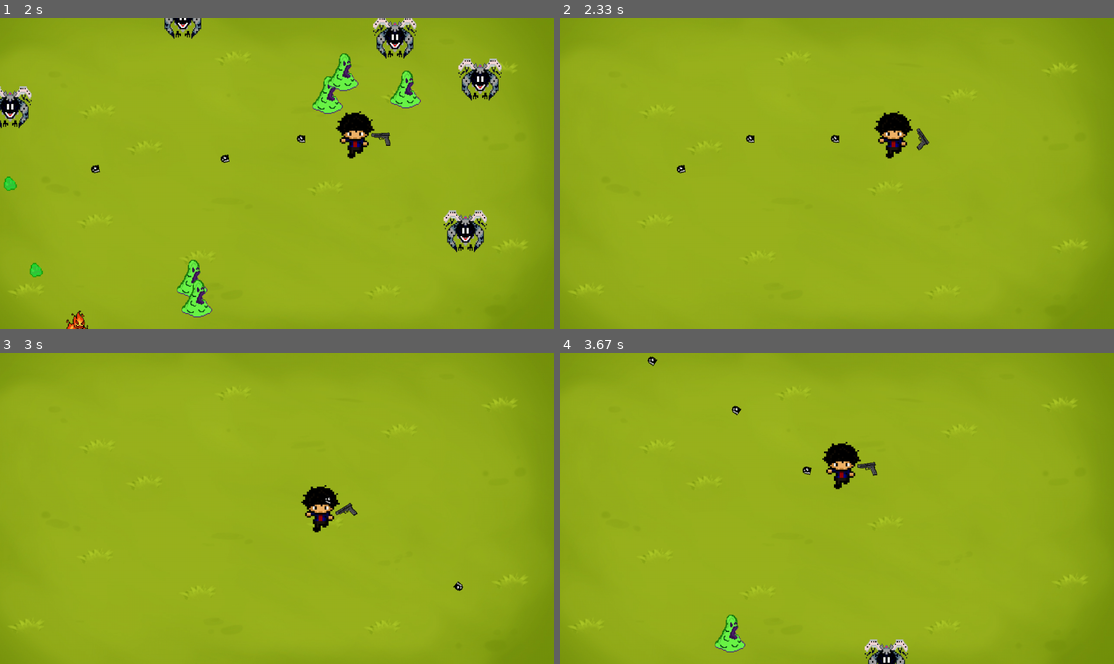
Above: before the commit, frames 1-4 (two rows, left to right).
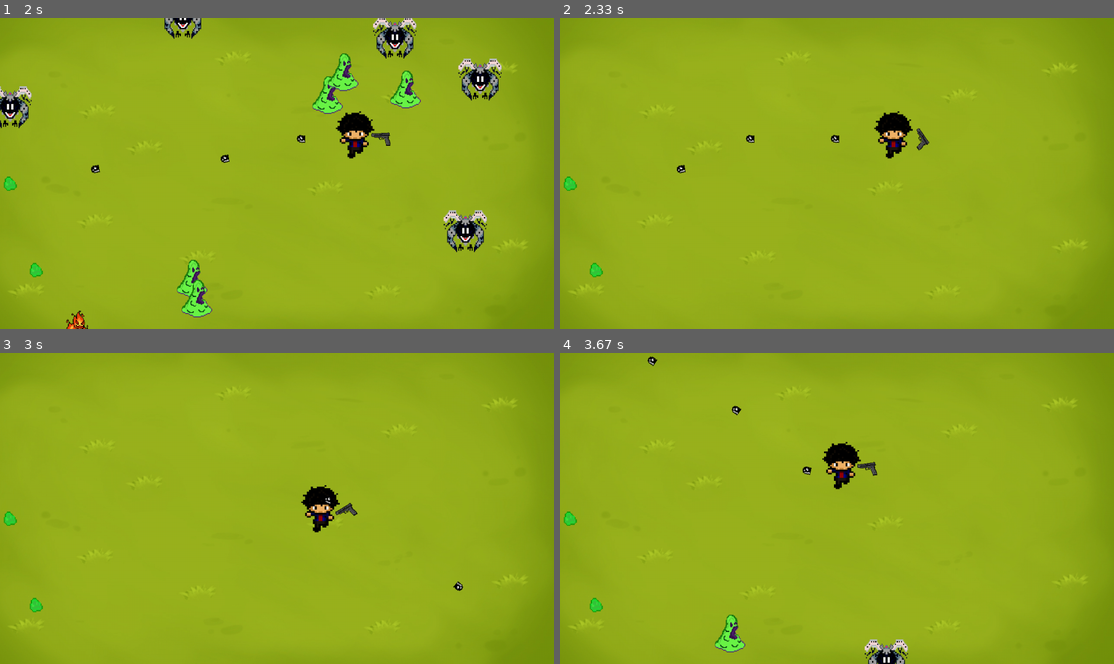
Above: after the commit, the same moments.

Repository: m13w/Legacy_of_Brok
Game: pygame game, started from pygame- game/main.py
The game is run twice, just before and just after one commit, with the same random seed, the same clock (stepped at 60 frames per second) and the same inputs.
Inputs (mouse positions are in pixels of both pictures, inside the frame that each line leads up to):
- Up to frame 1 (2 s): hold D 0.33-0.8 s; move the mouse to (254, 185) at 0.37 s; hold W 0.83-1.13 s; move the mouse to (454, 164) at 0.87 s; hold D 1.17-1.63 s; move the mouse to (144, 176) at 1.2 s; hold A from 1.67 s (still down); move the mouse to (105, 126) at 1.7 s
- Up to frame 2 (2.33 s): release A at 2.2 s; click (837, 217) at 2.28 s
- Up to frame 3 (3 s): hold S 2.57-2.87 s; move the mouse to (481, 617) at 2.6 s; hold A from 2.9 s (still down); move the mouse to (132, 393) at 2.93 s
- Up to frame 4 (3.67 s): release A at 3.3 s; hold W from 3.33 s (still down); move the mouse to (704, 446) at 3.37 s

Frame 1 is identical in both runs. In frame 2, 0.2% of the frame differs, in the area x 0-8%, y 50-84%; in frame 3, 0.2%; in frame 4, 0.2%.

Commit message:
fix the bug where the crystals stick to the player. and others minor bugs.

Diff:
--- /dev/null
+++ b/pygame- game/engine_init.py
@@ -0,0 +1,150 @@
+import pygame
+import math
+from load import gun_image, projectile_image,drop_image
+
+PLAYER_COL_RADIUS = 40
+ENEMY_COL_RADIUS = 40
+enemies = []
+active_items = []
+
+class Crystal:
+    def __init__(self, image, position):
+        self.image = image
+        self.rect = image.get_rect(center=position)
+
+    def draw(self, screen):
+        screen.blit(self.image, self.rect.topleft)
+
+class Bullet:
+    def __init__(self, image, position, velocity, angle):
+        self.image = image
+        self.rect = image.get_rect(center=position)
+        self.velocity = velocity
+        self.angle = angle
+
+    def update(self, dt):
+        self.rect.move_ip(self.velocity * dt)
+
+    def draw(self, screen):
+        screen.blit(self.image, self.rect.topleft)
+
+class Player:
+    def __init__(self, image, position):
+        self.image = image
+        self.rect = image.get_rect(center=position)
+        self.radius = PLAYER_COL_RADIUS
+        self.gun_image = gun_image
+        self.gun_rect = self.gun_image.get_rect()
+        self.gun_offset = pygame.Vector2(60, 10) #se refera la pozitia relativa fata de player
+        self.gun_angle = 0
+        self.projectiles = []
+        self.shoot_cooldown = 0
+        self.shoot_delay = 0.2
+        self.gun_direction = pygame.Vector2(1, 0)
+        self.level = 0
+
+    def shoot(self, mouse_pos):
+        if self.shoot_cooldown <= 0:
+            # Calculate direction and angle
+            direction = pygame.Vector2(mouse_pos[0] - self.rect.centerx, mouse_pos[1] - self.rect.centery)
+            angle = math.atan2(direction.y, direction.x)
+
+            # Calculate the firing point relative to the player's position
+            firing_point = self.gun_rect.center
+
+            # Calculate the bullet's velocity
+            bullet_velocity = direction.normalize() * 650  # Adjust the bullet speed as needed
+
+            # Create and append the bullet with the current gun angle
+            bullet = Bullet(projectile_image, firing_point, bullet_velocity, self.gun_angle)
+            self.projectiles.append(bullet)
+            self.shoot_cooldown = self.shoot_delay
+
+    def update(self, dt, keys, mouse_pos):
+        #player movement
+        if keys[pygame.K_w]:
+            self.rect.y -= 300 * dt
+        if keys[pygame.K_s]:
+            self.rect.y += 300 * dt
+        if keys[pygame.K_a]:
+            self.rect.x -= 300 * dt
+        if keys[pygame.K_d]:
+            self.rect.x += 300 * dt
+
+        self.gun_rect.center = self.rect.center + self.gun_offset
+        angle = math.atan2(mouse_pos[1] - self.rect.centery, mouse_pos[0] - self.rect.centerx)
+        self.gun_angle = math.degrees(angle)
+
+        self.gun_direction = pygame.Vector2(math.cos(angle), math.sin(angle))
+
+        self.shoot(mouse_pos)
+
+        # Reduce the shoot cooldown
+        if self.shoot_cooldown > 0:
+            self.shoot_cooldown -= dt
+
+        self.check_item_collision()
+
+
+    def check_item_collision(self):
+        for item in active_items[:]:
+            if self.rect.colliderect(item.rect):
+                active_items.remove(item)
+                self.level += 1  # Increase level or experience points
+                print(self.level)
+
+    def draw(self, screen):
+        screen.blit(self.image, self.rect.topleft)
+        rotated_gun = pygame.transform.rotate(self.gun_image, -self.gun_angle)  # Rotate gun image
+
+        if self.gun_angle > 90 or self.gun_angle < -90:
+            rotated_gun = pygame.transform.flip(rotated_gun, flip_x=False,flip_y=True)
+
+
+        rotated_rect = rotated_gun.get_rect(center=self.gun_rect.center)
+        screen.blit(rotated_gun, rotated_rect.topleft)
+
+class Enemy:
+    def __init__(self, image, spawn_point):
+        self.image = image
+        self.rect = image.get_rect(center=spawn_point)
+        self.radius = ENEMY_COL_RADIUS
+        self.speed = 100
+
+    def update(self, dt, player):
+        direction = pygame.Vector2(player.rect.centerx - self.rect.centerx, player.rect.centery - self.rect.centery)
+        distance = direction.length()
+
+        if distance > 0:
+            direction.normalize_ip()
+            self.rect.move_ip(direction * self.speed * dt)
+
+        # Check for collision between player and enemy
+        if self.check_collision(player):
+            game_over = True
+
+    def draw(self, screen):
+        screen.blit(self.image, self.rect.topleft)
+
+    def check_collision(self, player):
+        # Calculate the distance between the player and the enemy
+        distance = pygame.math.Vector2(player.rect.center).distance_to(self.rect.center)
+
+        # Check if the distance is less than the sum of the player and enemy radii
+        if distance < player.radius + self.radius:
+            return True
+        else:
+            return False
+
+    def kill(self):
+        # Generate an item and add it to the list of items
+        crytal = Crystal(drop_image, self.rect.center)
+        active_items.append(crytal)
+
+        # Remove the enemy from the list of enemies
+        if self in enemies:
+            enemies.remove(self)
+
+    def drop_crystal(self):
+        crystal = Crystal(self.drop_crystal, self.rect.center)  # Use the crystal image you loaded
+        active_items.append(crystal)
--- a/pygame- game/main.py
+++ b/pygame- game/main.py
@@ -1,15 +1,11 @@
 import pygame
-import math
 import pygame.mask
 import random
+from engine_init import Crystal, Player, Enemy, active_items
 from load import background_image, player_image, enemy_images, reset_image, gun_image, projectile_image, drop_image
 import sys
 """ un brotato cu mecanici de upgrade de chicken invaders """
 
-PLAYER_COL_RADIUS = 40
-ENEMY_COL_RADIUS = 40
-enemies = []
-active_items = []
 
 # pygame setup
 pygame.init()
@@ -31,158 +27,7 @@
 reset_button_rect = reset_image.get_rect()
 reset_button_rect.center = (screen.get_width() / 2, screen.get_height() / 2 + 100)
 
-class Crystal:
-    def __init__(self, image, position):
-        self.image = image
-        self.rect = image.get_rect(center=position)
-
-    def draw(self, screen):
-        screen.blit(self.image, self.rect.topleft)
-
-class Bullet:
-    def __init__(self, image, position, velocity, angle):
-        self.image = image
-        self.rect = image.get_rect(center=position)
-        self.velocity = velocity
-        self.angle = angle
-
-    def update(self, dt):
-        self.rect.move_ip(self.velocity * dt)
-
-    def draw(self, screen):
-        screen.blit(self.image, self.rect.topleft)
-
-
-class Player:
-    def __init__(self, image, position):
-        self.image = image
-        self.rect = image.get_rect(center=position)
-        self.radius = PLAYER_COL_RADIUS
-        self.gun_image = gun_image
-        self.gun_rect = self.gun_image.get_rect()
-        self.gun_offset = pygame.Vector2(60, 10) #se refera la pozitia relativa fata de player
-        self.gun_angle = 0
-        self.projectiles = []
-        self.shoot_cooldown = 0
-        self.shoot_delay = 0.2
-        self.gun_direction = pygame.Vector2(1, 0)
-        self.collected_items = []
-        self.level = 0
-
-    def shoot(self, mouse_pos):
-        if self.shoot_cooldown <= 0:
-            # Calculate direction and angle
-            direction = pygame.Vector2(mouse_pos[0] - self.rect.centerx, mouse_pos[1] - self.rect.centery)
-            angle = math.atan2(direction.y, direction.x)
-
-            # Calculate the firing point relative to the player's position
-            firing_point = self.gun_rect.center
-
-            # Calculate the bullet's velocity
-            bullet_velocity = direction.normalize() * 650  # Adjust the bullet speed as needed
-
-            # Create and append the bullet with the current gun angle
-            bullet = Bullet(projectile_image, firing_point, bullet_velocity, self.gun_angle)
-            self.projectiles.append(bullet)
-            self.shoot_cooldown = self.shoot_delay
-
-    def update(self, dt, keys, mouse_pos):
-        #player movement
-        if keys[pygame.K_w]:
-            self.rect.y -= 300 * dt
-        if keys[pygame.K_s]:
-            self.rect.y += 300 * dt
-        if keys[pygame.K_a]:
-            self.rect.x -= 300 * dt
-        if keys[pygame.K_d]:
-            self.rect.x += 300 * dt
-
-        self.gun_rect.center = self.rect.center + self.gun_offset
-        angle = math.atan2(mouse_pos[1] - self.rect.centery, mouse_pos[0] - self.rect.centerx)
-        self.gun_angle = math.degrees(angle)
-
-        self.gun_direction = pygame.Vector2(math.cos(angle), math.sin(angle))
-
-        self.shoot(mouse_pos)
-
-        # Reduce the shoot cooldown
-        if self.shoot_cooldown > 0:
-            self.shoot_cooldown -= dt
-
-        self.check_item_collision()
-
-
-    def check_item_collision(self):
-        for item in active_items[:]:
-            if self.rect.colliderect(item.rect):
-                self.collected_items.append(item)
-                active_items.remove(item)
-                self.level += 1  # Increase level or experience points
-                print(self.level)
-
-    def draw(self, screen):
-        screen.blit(self.image, self.rect.topleft)
-        rotated_gun = pygame.transform.rotate(self.gun_image, -self.gun_angle)  # Rotate gun image
-
-        if self.gun_angle > 90 or self.gun_angle < -90:
-            rotated_gun = pygame.transform.flip(rotated_gun, flip_x=False,flip_y=True)
-
-        item_spacing = 30  # Adjust the spacing between items
-        for i, item in enumerate(self.collected_items):
-            item_x = self.rect.centerx + i * item_spacing
-            item_y = self.rect.centery
-            screen.blit(item.image, (item_x, item_y))
-
-        rotated_rect = rotated_gun.get_rect(center=self.gun_rect.center)
-        screen.blit(rotated_gun, rotated_rect.topleft)
-
-class Enemy:
-    def __init__(self, image, spawn_point):
-        self.image = image
-        self.rect = image.get_rect(center=spawn_point)
-        self.radius = ENEMY_COL_RADIUS
-        self.speed = 100
-
-    def update(self, dt, player):
-        direction = pygame.Vector2(player.rect.centerx - self.rect.centerx, player.rect.centery - self.rect.centery)
-        distance = direction.length()
-
-        if distance > 0:
-            direction.normalize_ip()
-            self.rect.move_ip(direction * self.speed * dt)
-
-        # Check for collision between player and enemy
-        if self.check_collision(player):
-            game_over = True
-
-    def draw(self, screen):
-        screen.blit(self.image, self.rect.topleft)
-
-    def check_collision(self, player):
-        # Calculate the distance between the player and the enemy
-        distance = pygame.math.Vector2(player.rect.center).distance_to(self.rect.center)
-
-        # Check if the distance is less than the sum of the player and enemy radii
-        if distance < player.radius + self.radius:
-            return True
-        else:
-            return False
-
-    def kill(self):
-        # Generate an item and add it to the list of items
-        crytal = Crystal(drop_image, self.rect.center)
-        active_items.append(crytal)
-
-        # Remove the enemy from the list of enemies
-        if self in enemies:
-            enemies.remove(self)
-
-    def drop_crystal(self):
-        crystal = Crystal(self.drop_crystal, self.rect.center)  # Use the crystal image you loaded
-        active_items.append(crystal)
-
 player = Player(player_image, (screen.get_width() / 2, screen.get_height() / 2))
-
 enemies = []
 
 def reset_game() -> None:
@@ -190,7 +35,8 @@
     game_over = False
     player_pos = pygame.Vector2(screen.get_width() / 2, screen.get_height() / 2)
     enemies = []
-    active_items = []  # Reset the list of active items
+    if game_over:
+        active_items = []
     player.collected_items = []  # Reset collected items
     player.level = 0  # Reset level
 
--- a/pygame- game/tempCodeRunnerFile.py
+++ b/pygame- game/tempCodeRunnerFile.py
@@ -1,2 +1,2 @@
-_point = pygame.Vector2(random.uniform(0, screen.get_width()), 0)
-            elif spawn_
+
+        player.update(dt, keys, mouse_pos=mouse_pos)
